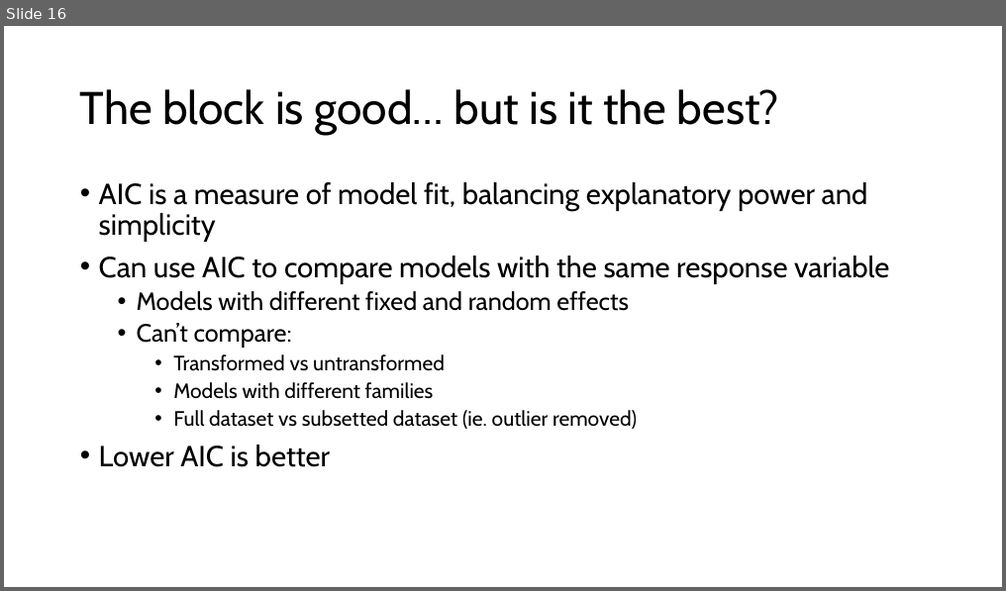
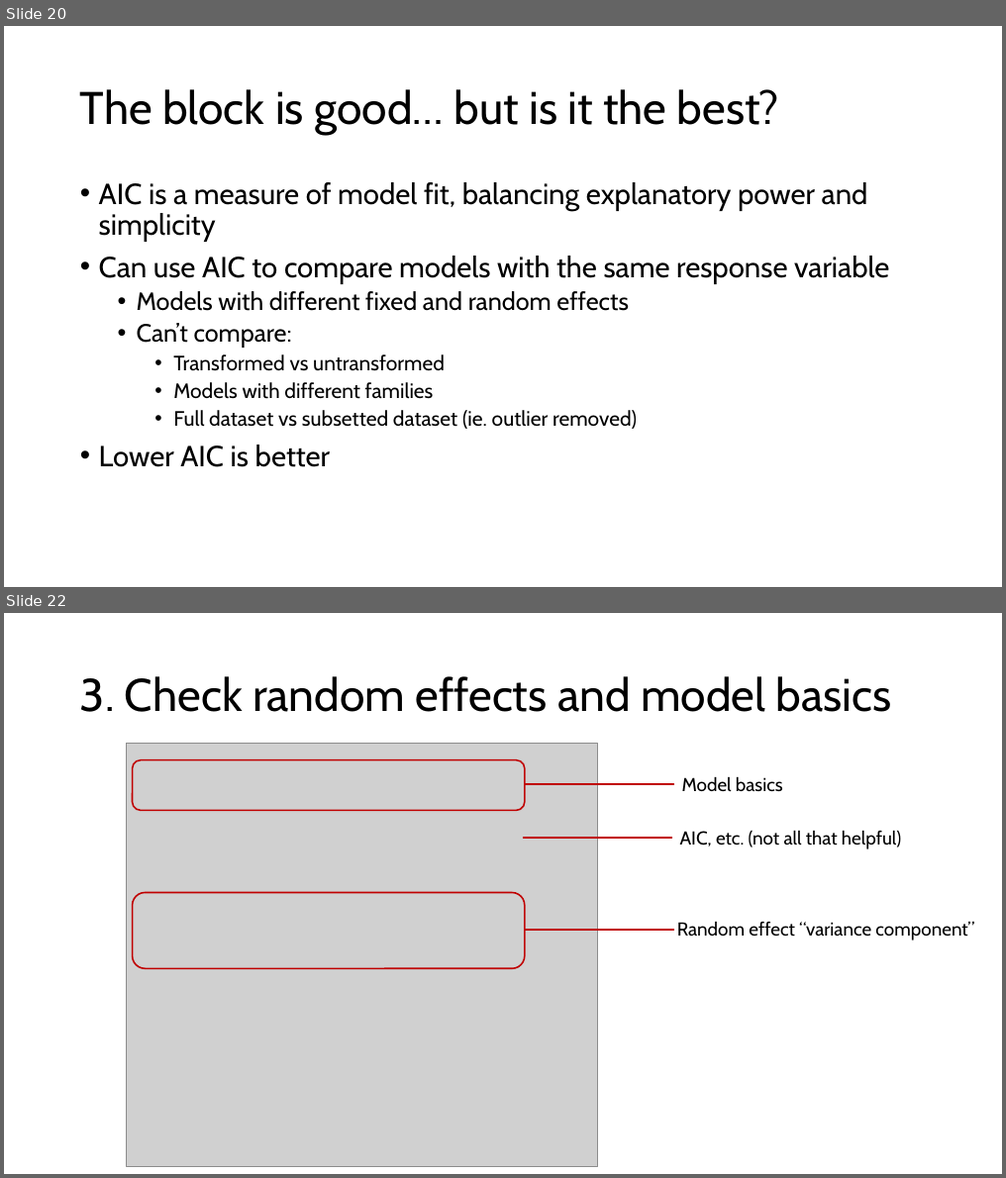
Before and after one commit to hahnp13/Workshops, a slide deck: Slides and materials/WorkedExample_GLMM_Counts.pptx. Shown one above the other, each under a label of ours: slide 16 before the commit, slides 20 and 22 after it; the slides between them are not shown. The pictures are 1006x591 and 1006x1178 pixels, drawn with LibreOffice and Linux fonts; fonts in the diff are those of the drawing; grey boxes stand for pictures. Boxes give left, top, right and bottom in pixels: in the first picture for what was removed or moved away, otherwise in the second. Text is boxed around its words. In the diff, an @@ line names an element or a change of style, - is before the commit and + after.

```diff
--- a/Slides and materials/WorkedExample_GLMM_Counts.pptx
+++ b/Slides and materials/WorkedExample_GLMM_Counts.pptx
@@ slide 22 added at (x1=4, y1=613, x2=1002, y2=1174), background #FFFFFF @@
@@ title added at (x1=80, y1=676, x2=892, y2=712), 44 pt, text #000000 @@
+3. Check random effects and model basics
@@ picture added at (x1=126, y1=744, x2=598, y2=1167) @@
@@ rounded rectangle added at (x1=132, y1=761, x2=525, y2=811), outline #C00000 1.5 pt @@
@@ line added from (525, 784) to (675, 784), #C00000 1.5 pt @@
@@ text added at (x1=682, y1=776, x2=783, y2=792), 18 pt, text #000000 @@
+Model basics
@@ line added from (523, 839) to (672, 839), #C00000 1.5 pt @@
@@ text added at (x1=680, y1=830, x2=901, y2=850), 18 pt, text #000000 @@
+AIC, etc. (not all that helpful)
@@ rounded rectangle added at (x1=132, y1=893, x2=525, y2=969), outline #C00000 1.5 pt @@
@@ line added from (525, 931) to (675, 931), #C00000 1.5 pt @@
@@ text added at (x1=677, y1=921, x2=974, y2=941), 18 pt, text #000000 @@
+Random effect “variance component”
@@ what was slide 16 is now slide 20 @@
```
Also in this commit, not shown: 2 slides changed, 10 other slides added.
